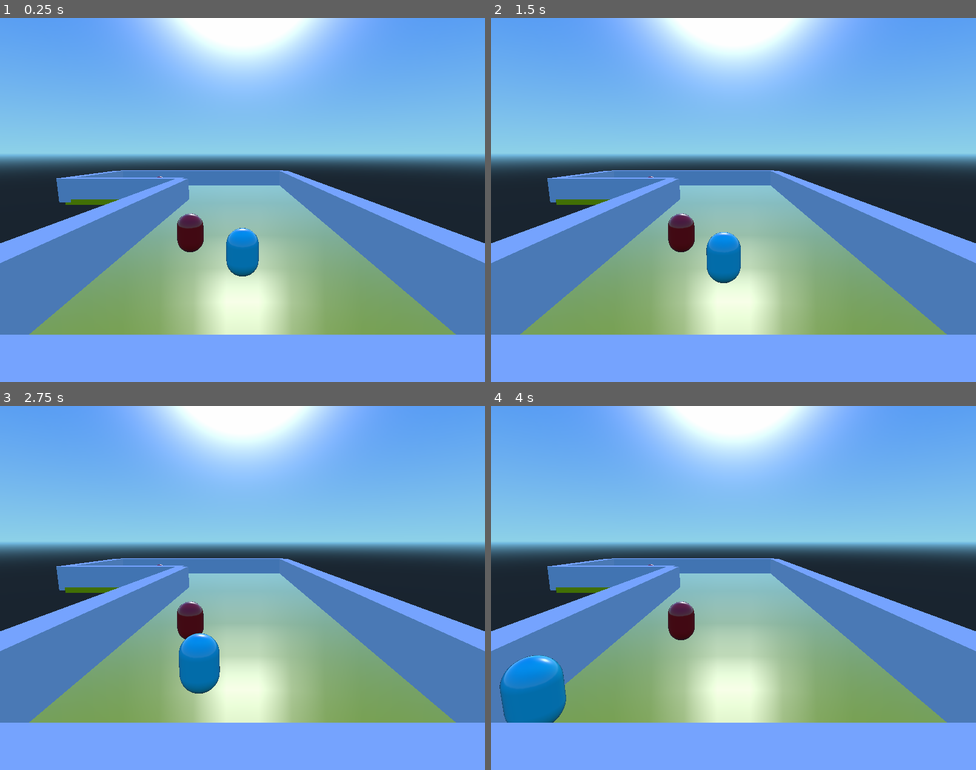
Above: before the commit, frames 1-4 (two rows, left to right).
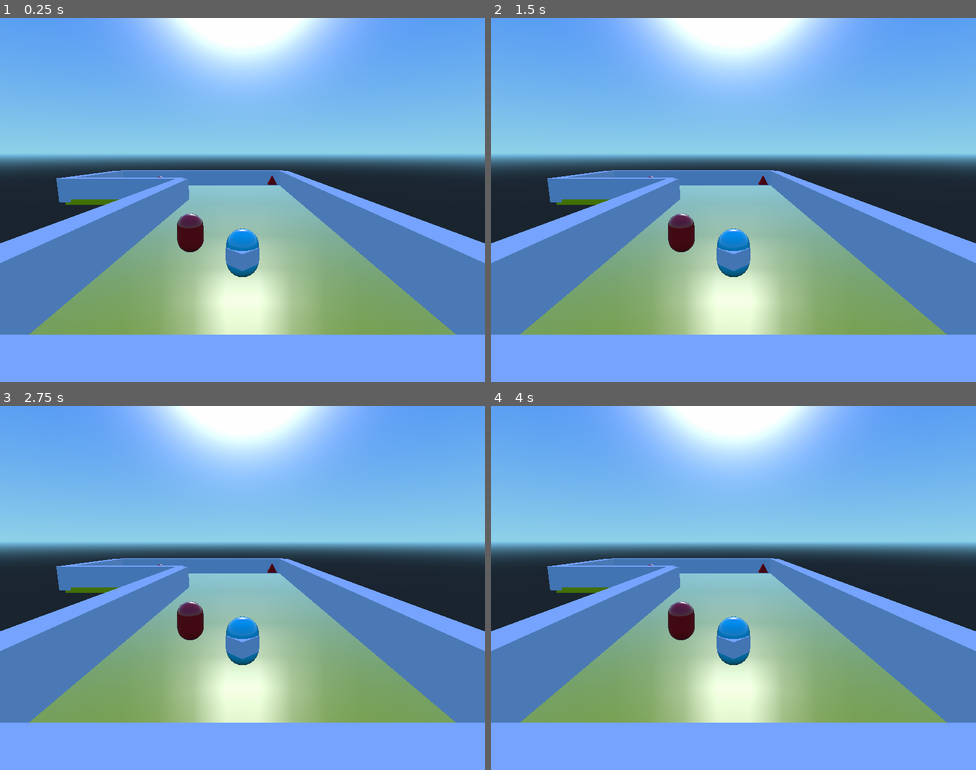
Above: after the commit, the same moments.

Repository: marconvcm/z1k4
Game: Godot game, scene res://Scenes/World.tscn
The game is run twice, just before and just after one commit, with the same random seed, the same clock (stepped at 60 frames per second) and the same inputs.
Inputs:
- Up to frame 1 (0.25 s): no input
- Up to frame 2 (1.5 s): tap Enter (ui_accept) at 0.5 s; hold Right (ui_right) 0.53-1.28 s; hold Enter (ui_accept) 0.53-1.28 s; hold Down (ui_down) from 1.28 s (still down); tap Ctrl (wield) at 1.35 s
- Up to frame 3 (2.75 s): tap Enter (ui_accept) at 1.52, 1.55, 1.82 s; release Down (ui_down) at 2.03 s; hold Right (ui_right) from 2.03 s (still down); hold Enter (ui_accept) from 2.03 s (still down)
- Up to frame 4 (4 s): release Right (ui_right) at 2.78 s; release Enter (ui_accept) at 2.78 s; hold Up (ui_up) 2.78-3.53 s; tap Ctrl (wield) at 2.85 s; tap Enter (ui_accept) at 3.02, 3.05, 3.32 s; hold Left (ui_left) from 3.53 s (still down); hold Enter (ui_accept) from 3.53 s (still down)

The runs differ from the first frame. In frame 1, 0.4% of the frame differs, in the area x 46-58%, y 43-72%; in frame 2, 1.0%; in frame 3, 2.0%; in frame 4, 3.0%, in the area x 1-58%, y 43-87%.
Error after the commit: Parse Error: Can't preload resource at path: res://Scenes/InGameHud.tscn (res://Scenes/Player.gd:9)

Commit message:
Added new Debug and Transiton scene

Diff:
--- a/Scenes/Angle.gd
+++ b/Scenes/Angle.gd
@@ -4,7 +4,6 @@
 	connect("body_entered", self, "enable_camera")
 
 func enable_camera(body):
-
 	if body.name != "Player":
 		return
 	print(body)
--- a/Scenes/Interest.gd
+++ b/Scenes/Interest.gd
@@ -1,7 +1,29 @@
 extends Area
 
-onready var player = preload("res://Scenes/Player.tscn")
+var current_hud: Node = null
+onready var Hud = preload("res://Scenes/InGameHud.tscn")
+
+export var is_door: bool = false
+export var next_scene_path: String = ""
 
 func _on_area_body_entered(body):
 	if body.name.begins_with("Player"):
 			body.enable_interact_with(self)
+
+func _on_area_body_exited(body):
+	if body.name.begins_with("Player"):
+			body.disable_interact_with(self)
+
+func inspect():
+	if self.is_door:
+		get_tree().change_scene(next_scene_path)
+		return
+
+	if($Timer.is_stopped()):
+		current_hud = Hud.instance()
+		get_tree().get_root().add_child(current_hud)
+		$Timer.start()
+
+func _on_timer_timeout():
+	if(self.current_hud):
+		self.current_hud.queue_free()
--- a/Scenes/Interest.tscn
+++ b/Scenes/Interest.tscn
@@ -1,38 +1,30 @@
-[gd_scene load_steps=3 format=2]
+[gd_scene load_steps=5 format=2]
 
 [ext_resource path="res://Scenes/Interest.gd" type="Script" id=1]
 
 [sub_resource type="SphereShape" id=1]
 
-radius = 1.0
+[sub_resource type="PrismMesh" id=2]
+
+[sub_resource type="SpatialMaterial" id=3]
+flags_transparent = true
+vertex_color_use_as_albedo = true
+albedo_color = Color( 1, 0, 0, 1 )
 
 [node name="Area" type="Area"]
-
-input_ray_pickable = false
-input_capture_on_drag = false
-space_override = 0
-gravity_point = false
-gravity_distance_scale = 0.0
-gravity_vec = Vector3( 0, -1, 0 )
-gravity = 9.8
-linear_damp = 0.1
-angular_damp = 1.0
-priority = 0.0
-monitoring = true
-monitorable = true
-collision_layer = 1
-collision_mask = 1
-audio_bus_override = false
-audio_bus_name = "Master"
-reverb_bus_enable = false
-reverb_bus_name = "Master"
-reverb_bus_amount = 0.0
-reverb_bus_uniformity = 0.0
 script = ExtResource( 1 )
 
-[node name="CollisionShape" type="CollisionShape" parent="." index="0"]
+[node name="CollisionShape" type="CollisionShape" parent="."]
+shape = SubResource( 1 )
 
-shape = SubResource( 1 )
-disabled = false
+[node name="Timer" type="Timer" parent="."]
+wait_time = 2.0
+one_shot = true
+
+[node name="MeshInstance" type="MeshInstance" parent="."]
+mesh = SubResource( 2 )
+material/0 = SubResource( 3 )
 
 [connection signal="body_entered" from="." to="." method="_on_area_body_entered"]
+[connection signal="body_exited" from="." to="." method="_on_area_body_exited"]
+[connection signal="timeout" from="Timer" to="." method="_on_timer_timeout"]
--- a/Scenes/Player.gd
+++ b/Scenes/Player.gd
@@ -4,8 +4,9 @@
 const GRAVITY = -9.6
 const FLOOR_LEVEL = Vector3(0, 1, 0)
 var direction = Vector3(0, 0, 0)
-
+var interest_point = null
 onready var Damage = preload("res://Scenes/Damage.tscn") # Will load when parsing the script.
+onready var Hud = preload("res://Scenes/InGameHud.tscn")
 
 var shoot = 1;
 var damage = null
@@ -24,10 +25,10 @@
 	direction = Vector3(0, 0, 0)
 
 	if Input.is_action_pressed("ui_left"):
-		_rotation += 1 * 5
+		_rotation += 1 * 2
 
 	if Input.is_action_pressed("ui_right"):
-		_rotation -= 1 * 5
+		_rotation -= 1 * 2
 
 	if Input.is_action_pressed("ui_up"):
 		direction.z += 1
@@ -41,6 +42,8 @@
 	if $Pointer.visible && Input.is_action_pressed("ui_accept") && shoot == 1:
 		shoot($RayCast.get_collision_point())
 
+	interact_with_interest()
+
 	rotate_y(_rotation * delta)
 
 	direction = direction.normalized()
@@ -52,14 +55,17 @@
 	move_and_slide(direction * speed, FLOOR_LEVEL)
 
 func adjust_fire_area():
+	current_enemy = null
 	if $RayCast.is_colliding():
 		var node = $RayCast.get_collider()
 		if node == null:
 			return
 		if node.name.begins_with("Enemy"):
 			current_enemy = node
-	else:
-		current_enemy = null
+
+func interact_with_interest():
+	if interest_point != null && Input.is_action_just_pressed("ui_accept"):
+		interest_point.inspect()
 
 func coldown():
 	shoot = 1
@@ -67,7 +73,10 @@
 	pass
 
 func enable_interact_with(body):
-	print(body)
+	interest_point = body
+
+func disable_interact_with(body):
+	interest_point = null
 
 func shoot(position):
 	$Audio.play()
--- a/Scenes/Player.tscn
+++ b/Scenes/Player.tscn
@@ -5,154 +5,40 @@
 
 [sub_resource type="CapsuleMesh" id=1]
 
-custom_aabb = AABB( 0, 0, 0, 0, 0, 0 )
-radius = 1.0
-mid_height = 1.0
-radial_segments = 64
-rings = 8
-
 [sub_resource type="SpatialMaterial" id=2]
-
-render_priority = 0
-flags_transparent = false
-flags_unshaded = false
-flags_vertex_lighting = false
-flags_no_depth_test = false
-flags_use_point_size = false
-flags_world_triplanar = false
-flags_fixed_size = false
-flags_albedo_tex_force_srgb = false
-vertex_color_use_as_albedo = false
-vertex_color_is_srgb = false
-params_diffuse_mode = 0
-params_specular_mode = 0
-params_blend_mode = 0
-params_cull_mode = 0
-params_depth_draw_mode = 0
-params_line_width = 1.0
-params_point_size = 1.0
-params_billboard_mode = 0
-params_grow = false
-params_use_alpha_scissor = false
 albedo_color = Color( 0.0785065, 0.936441, 0.957031, 1 )
-metallic = 0.0
-metallic_specular = 0.5
-metallic_texture_channel = 0
 roughness = 0.0
-roughness_texture_channel = 0
-emission_enabled = false
-normal_enabled = false
-rim_enabled = false
-clearcoat_enabled = false
-anisotropy_enabled = false
-ao_enabled = false
-depth_enabled = false
-subsurf_scatter_enabled = false
-transmission_enabled = false
-refraction_enabled = false
-detail_enabled = false
-uv1_scale = Vector3( 1, 1, 1 )
-uv1_offset = Vector3( 0, 0, 0 )
-uv1_triplanar = false
-uv1_triplanar_sharpness = 1.0
-uv2_scale = Vector3( 1, 1, 1 )
-uv2_offset = Vector3( 0, 0, 0 )
-uv2_triplanar = false
-uv2_triplanar_sharpness = 1.0
-proximity_fade_enable = false
-distance_fade_enable = false
-_sections_unfolded = [ "Albedo" ]
 
 [sub_resource type="CapsuleShape" id=3]
 
-radius = 1.0
-height = 1.0
-
 [sub_resource type="PrismMesh" id=4]
 
-custom_aabb = AABB( 0, 0, 0, 0, 0, 0 )
-left_to_right = 0.5
-size = Vector3( 2, 2, 2 )
-subdivide_width = 0
-subdivide_height = 0
-subdivide_depth = 0
+[node name="Player" type="KinematicBody"]
+transform = Transform( 1, 0, 0, 0, -1.62921e-07, -1, 0, 1, -1.62921e-07, 0, 0, 0 )
+script = ExtResource( 1 )
 
-[node name="Player" type="KinematicBody"]
+[node name="MeshInstance" type="MeshInstance" parent="."]
+mesh = SubResource( 1 )
+material/0 = SubResource( 2 )
 
-transform = Transform( 1, 0, 0, 0, -1.62921e-07, -1, 0, 1, -1.62921e-07, 0, 0, 0 )
-input_ray_pickable = true
-input_capture_on_drag = false
-collision_layer = 1
-collision_mask = 1
-axis_lock_linear_x = false
-axis_lock_linear_y = false
-axis_lock_linear_z = false
-axis_lock_angular_x = false
-axis_lock_angular_y = false
-axis_lock_angular_z = false
-collision/safe_margin = 0.001
-script = ExtResource( 1 )
-_sections_unfolded = [ "Transform" ]
+[node name="CollisionShape" type="CollisionShape" parent="."]
+shape = SubResource( 3 )
 
-[node name="MeshInstance" type="MeshInstance" parent="." index="0"]
+[node name="Pointer" type="MeshInstance" parent="."]
+transform = Transform( 1, 0, 0, 0, 0.5, 0, 0, 0, 0.5, 0, 1, 0 )
+mesh = SubResource( 4 )
+material/0 = null
 
-layers = 1
-material_override = null
-cast_shadow = 1
-extra_cull_margin = 0.0
-use_in_baked_light = false
-lod_min_distance = 0.0
-lod_min_hysteresis = 0.0
-lod_max_distance = 0.0
-lod_max_hysteresis = 0.0
-mesh = SubResource( 1 )
-skeleton = NodePath("..")
-material/0 = SubResource( 2 )
-_sections_unfolded = [ "Transform", "material" ]
-
-[node name="CollisionShape" type="CollisionShape" parent="." index="1"]
-
-shape = SubResource( 3 )
-disabled = false
-
-[node name="Pointer" type="MeshInstance" parent="." index="2"]
-
-transform = Transform( 1, 0, 0, 0, 0.5, 0, 0, 0, 0.5, 0, 1, 0 )
-layers = 1
-material_override = null
-cast_shadow = 1
-extra_cull_margin = 0.0
-use_in_baked_light = false
-lod_min_distance = 0.0
-lod_min_hysteresis = 0.0
-lod_max_distance = 0.0
-lod_max_hysteresis = 0.0
-mesh = SubResource( 4 )
-skeleton = NodePath("..")
-material/0 = null
-_sections_unfolded = [ "Transform" ]
-
-[node name="RayCast" type="RayCast" parent="." index="3"]
-
+[node name="RayCast" type="RayCast" parent="."]
 transform = Transform( 1.31134e-07, 1, -0.000345306, -1.12522e-10, -0.000345306, -1, -1, 1.31134e-07, 6.72316e-11, 0, 0, 0 )
 enabled = true
-exclude_parent = true
 cast_to = Vector3( 0, 0, -200 )
-collision_mask = 1
-_sections_unfolded = [ "Transform" ]
 
-[node name="Timer" type="Timer" parent="." index="4"]
-
-process_mode = 1
+[node name="Timer" type="Timer" parent="."]
 wait_time = 0.5
 one_shot = true
-autostart = false
 
-[node name="Audio" type="AudioStreamPlayer" parent="." index="5"]
-
+[node name="Audio" type="AudioStreamPlayer" parent="."]
 stream = ExtResource( 2 )
 volume_db = -26.11
 pitch_scale = 1.01
-autoplay = false
-mix_target = 0
-bus = "Master"
--- a/Scenes/World.tscn
+++ b/Scenes/World.tscn
@@ -96,3 +96,5 @@
 
 [node name="Area2" parent="." instance=ExtResource( 6 )]
 transform = Transform( 1, 0, 0, 0, 1, 0, 0, 0, 1, -28, 2, -38 )
+is_door = true
+next_scene_path = "res://Scenes/Debug.tscn"
